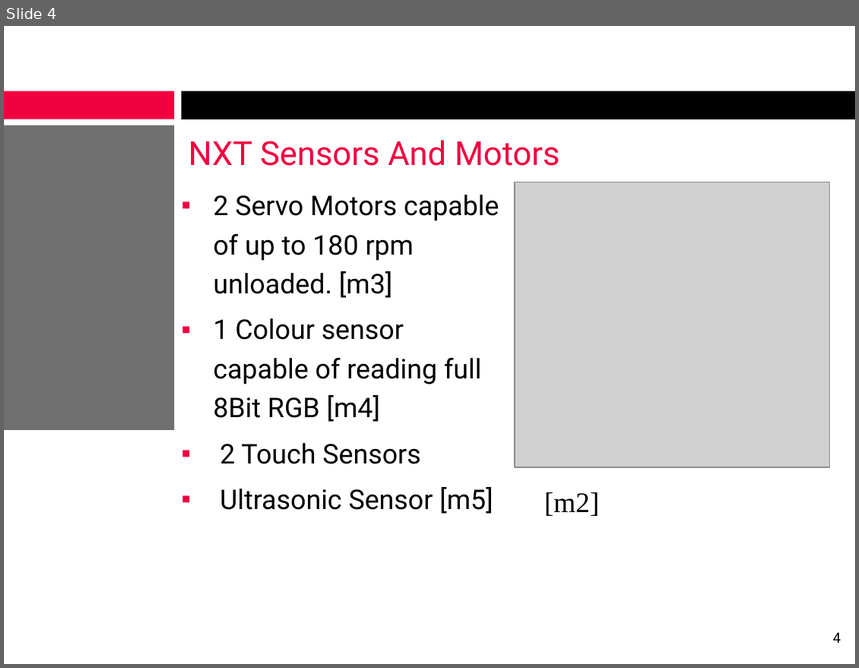
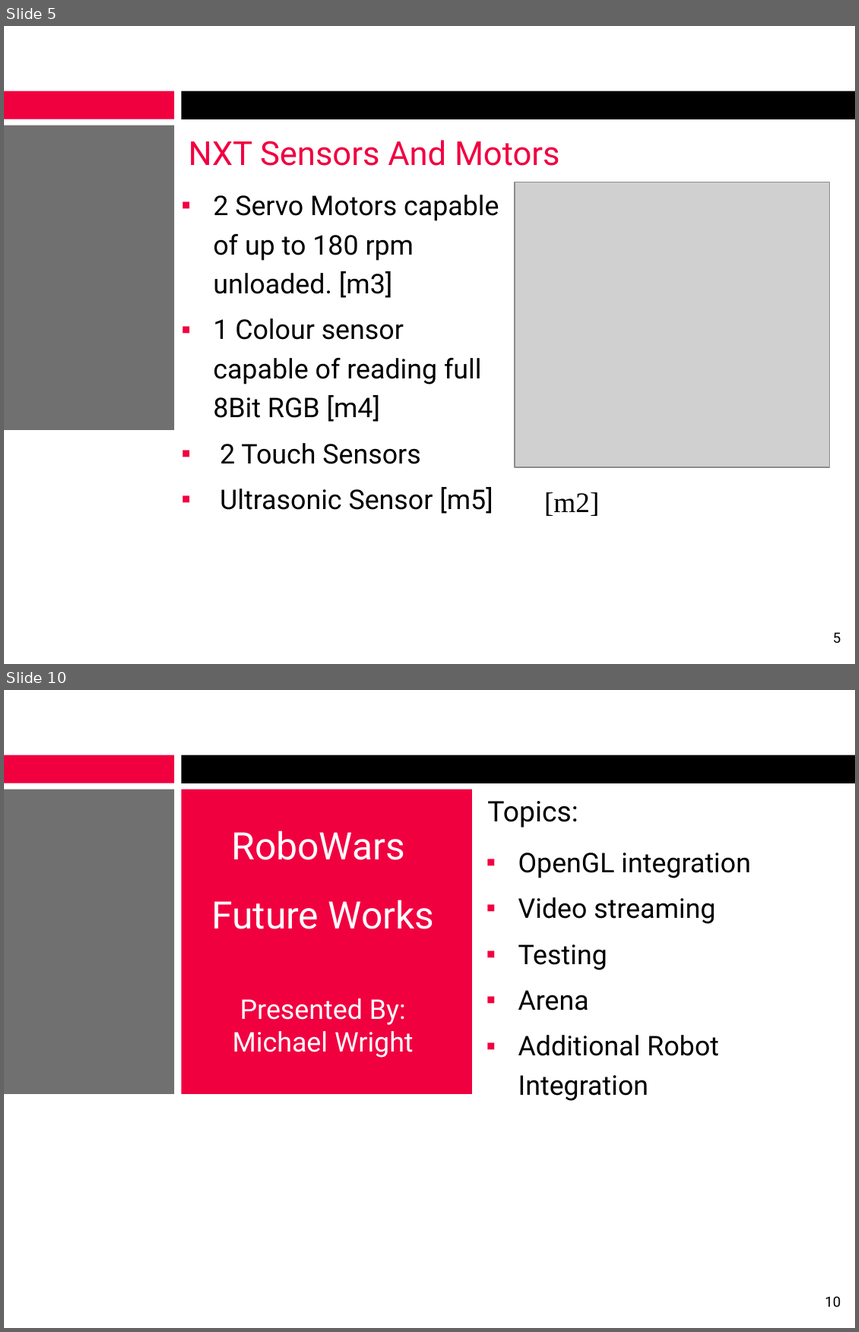
Before and after one commit to alexcraig/RoboWars, a slide deck: docs/presentation_slides/RoboWarsPresentation_MikeWright.ppt. Shown one above the other, each under a label of ours: slide 4 before the commit, slides 5 and 10 after it; the slides between them are not shown. The pictures are 859x668 and 859x1332 pixels, drawn with LibreOffice and Linux fonts; fonts in the diff are those of the drawing; grey boxes stand for pictures; background and template pictures are left out. Boxes give left, top, right and bottom in pixels: in the first picture for what was removed or moved away, otherwise in the second. Text is boxed around its words. In the diff, an @@ line names an element or a change of style, - is before the commit and + after.

```diff
--- a/docs/presentation_slides/RoboWarsPresentation_MikeWright.ppt
+++ b/docs/presentation_slides/RoboWarsPresentation_MikeWright.ppt
@@ slide 10 added at <box>4,690,855,1328</box>, background #FFFFFF; not listed: 3 template elements that a slide beside it also shows @@
@@ rectangle added at <box>181,790,472,1094</box>, fill #F10040 @@
@@ text added at <box>487,801,579,828</box>, 24 pt, text #000000 @@
+Topics:
@@ text added at <box>211,831,435,929</box>, 32 pt, text #FFFFFF @@
+RoboWars
+Future Works
@@ text added at <box>519,853,751,1101</box>, 23 pt, text #000000 @@
+▪ OpenGL integration
+▪ Video streaming
+▪ Testing
+▪ Arena
+▪ Additional Robot Integration
@@ text added at <box>233,999,414,1058</box>, 23 pt, text #FFFFFF @@
+Presented By:
+Michael Wright
@@ page number added at <box>825,1296,841,1307</box>, 12 pt, text #000000 @@
+10
@@ what was slide 4 is now slide 5 @@
@@ page number at <box>833,632,841,644</box>: text changed @@
-4
+5
```
Also in this commit, not shown: 6 slides changed, 3 other slides added, 1 slide removed, 4 other files.
